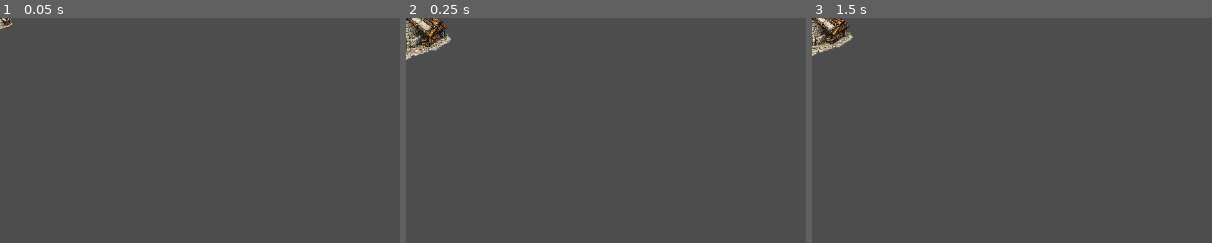
Above: before the commit, frames 1-3 (left to right).
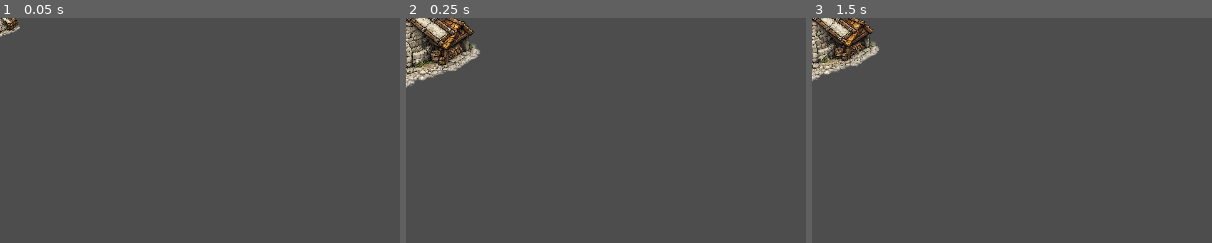
Above: after the commit, the same moments.

Repository: a1ex-w/SurvivorIO
Game: Godot game, scene res://scenes/object/windmill.tscn
Two runs of this game, one before a commit and one after it. Both use one fixed random seed, a clock stepped at 60 frames per second and the inputs below. This scene is started directly instead of the project's main scene.
Inputs (mouse positions are % of the whole screen's width and height, from its top left):
- Up to frame 1 (0.05 s): no input
- Up to frame 2 (0.25 s): no input
- Up to frame 3 (1.5 s): tap Enter (chat) at 0.5 s; move the mouse to (72, 45) at 0.52 s; hold D (walkRight) 0.53-1.28 s; hold Enter (chat) 0.53-1.28 s; click (72, 45) at 0.67 s; tap Space at 1.25 s; move the mouse to (30, 55) at 1.27 s; hold S (walkDown) from 1.28 s (still down); tap E (interact) at 1.35 s
The pictures show only the part of the screen within x 0-50%, y 0-50%; the shares and areas given below are measured in that part.

The runs differ from the first frame. In frame 1, 0.3% of the frame differs, in the area x 0-5%, y 0-9%; in frame 2, 3.6%, in the area x 0-19%, y 0-32%; in frame 3, 3.0%.

Commit message:
Update windmill sprite scale to match wall visual density (0.243)
Matched to wall's pixel density: wall 695px@0.092→64px hitbox;
windmill 916px needs 0.243 for equivalent density at 128px hitbox.
Sails naturally extend slightly beyond the collision box.

Co-Authored-By: Claude Sonnet 4.6 <noreply@anthropic.com>

Diff:
--- a/scenes/object/windmill.gd
+++ b/scenes/object/windmill.gd
@@ -7,8 +7,9 @@
 # before calling super._ready(). See placeable_object.gd for the full extension pattern.
 extends "res://scenes/object/placeable_object.gd"
 
-# Scale chosen so the 916x865 sprite fills the 128x128 collision shape: 128/865 ≈ 0.148
-const SCALE := Vector2(0.148, 0.148)
+# Scaled to match wall visual density: wall is 695px@0.092=64px, windmill is 916px@128px hitbox.
+# 0.092 * (916/695) * (128/64) ≈ 0.243 — sails extend slightly beyond the 128px hitbox naturally.
+const SCALE := Vector2(0.243, 0.243)
 
 func _ready() -> void:
 	score_per_interval = 10  # +10 score to owner every 10 seconds
--- a/scenes/object/windmill.tscn
+++ b/scenes/object/windmill.tscn
@@ -26,7 +26,7 @@
 "times": PackedFloat32Array(0, 0.1, 0.5),
 "transitions": PackedFloat32Array(1, 1, 1),
 "update": 0,
-"values": [Vector2(0.148, 0.148), Vector2(0.178, 0.178), Vector2(0.006, 0.006)]
+"values": [Vector2(0.243, 0.243), Vector2(0.292, 0.292), Vector2(0.006, 0.006)]
 }
 tracks/1/type = "method"
 tracks/1/imported = false
@@ -71,7 +71,7 @@
 "times": PackedFloat32Array(0, 0.0001, 0.2, 0.3),
 "transitions": PackedFloat32Array(1, 1, 1, 1),
 "update": 0,
-"values": [Vector2(0.148, 0.148), Vector2(0, 0), Vector2(0.178, 0.178), Vector2(0.148, 0.148)]
+"values": [Vector2(0.243, 0.243), Vector2(0, 0), Vector2(0.292, 0.292), Vector2(0.243, 0.243)]
 }
 
 [sub_resource type="AnimationLibrary" id="AnimationLibrary_windmill"]
@@ -90,7 +90,7 @@
 
 [node name="Sprite2D" type="Sprite2D" parent="."]
 texture_filter = 1
-scale = Vector2(0.148, 0.148)
+scale = Vector2(0.243, 0.243)
 
 [node name="CollisionShape2D" type="CollisionShape2D" parent="."]
 shape = SubResource("RectangleShape2D_windmill")
